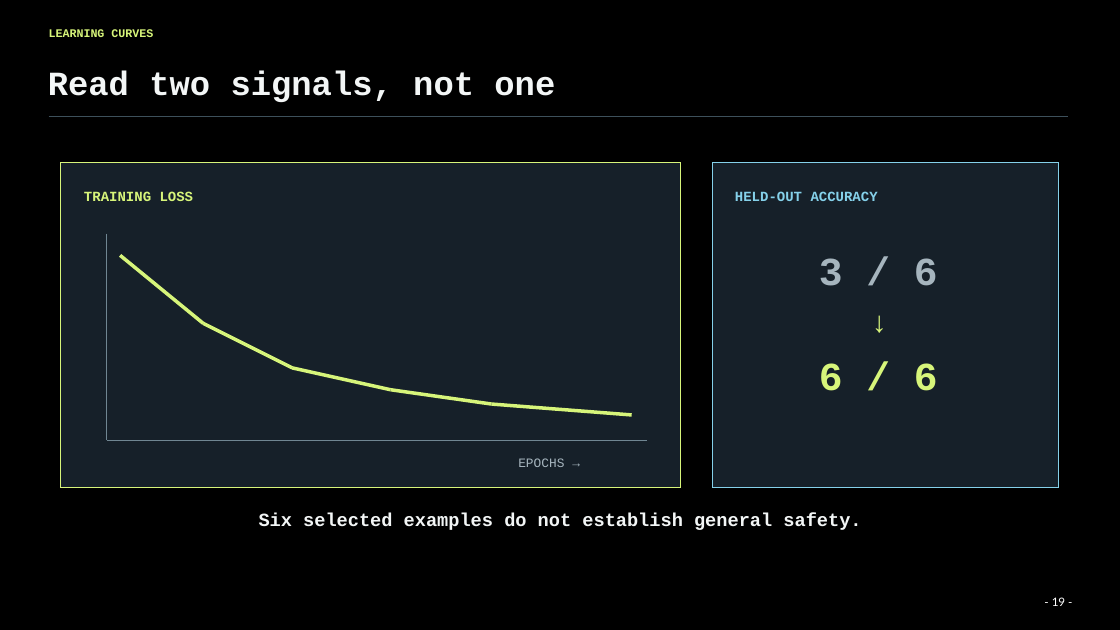
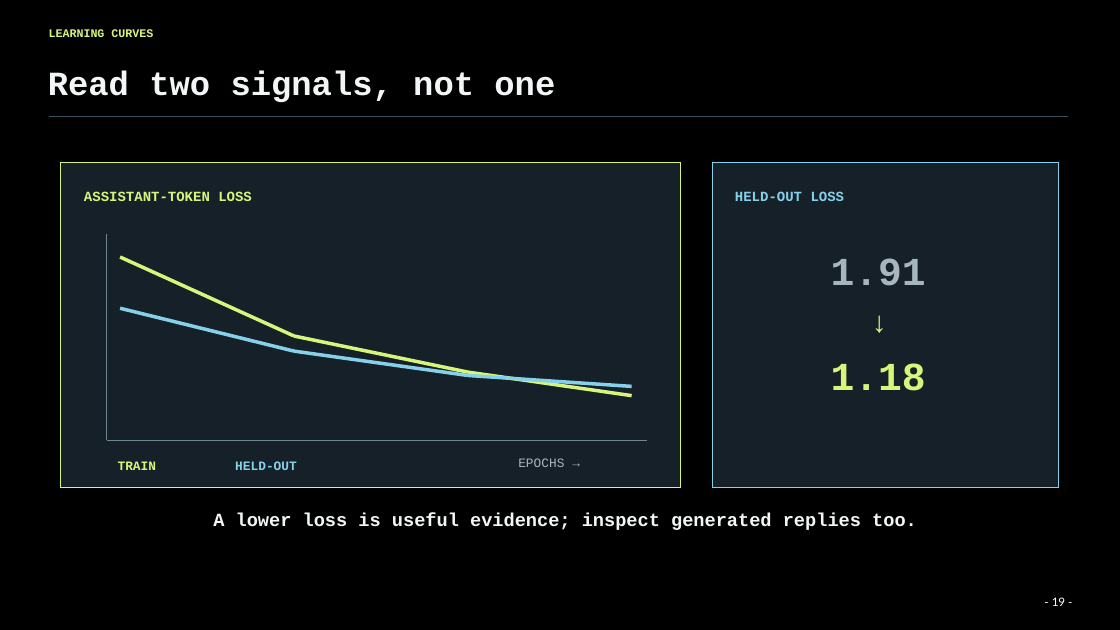
Before and after one commit to Agentic-Systems-Lab/lecture-3-finetuning, a slide deck: slide 20 of 04_finetuning.pptx. Drawn at 1120x630 pixels with LibreOffice and Linux fonts; fonts in the diff are those of the drawing; background and template pictures are left out. Boxes give left, top, right and bottom in pixels: in the first picture for what was removed or moved away, otherwise in the second. Text is boxed around its words. In the diff, an @@ line names an element or a change of style, - is before the commit and + after.

```diff
--- a/04_finetuning.pptx
+++ b/04_finetuning.pptx
@@ text at [84,191,252,201]: text changed @@
-TRAINING LOSS
+ASSISTANT-TOKEN LOSS
@@ text at [735,191,845,201]: text changed @@
-HELD-OUT ACCURACY
+HELD-OUT LOSS
@@ line moved from (120, 255) - (203, 323) to (120, 257) - (294, 336) @@
@@ text at [831,258,926,286]: text changed @@
-3 / 6
+1.91
@@ line moved from (203, 323) - (292, 368) to (120, 308) - (294, 351) @@
@@ line (120, 308) - (294, 351): stroke #D7F57A 3 pt to #85D1EA 3 pt @@
@@ line moved from (292, 368) - (391, 390) to (294, 336) - (468, 372) @@
@@ line added from (294, 351) to (468, 376), #85D1EA 3 pt @@
@@ line moved from (492, 404) - (632, 415) to (468, 372) - (632, 396) @@
@@ line added from (468, 376) to (632, 386), #85D1EA 3 pt @@
@@ text at [831,363,926,391]: text changed @@
-6 / 6
+1.18
@@ line removed from (391, 390) to (492, 404) @@
@@ text added at [118,461,157,470], 11 pt, text #D7F57A, bold @@
+TRAIN
@@ text added at [235,461,297,470], 11 pt, text #85D1EA, bold @@
+HELD-OUT
@@ text added at [213,513,917,530], 16 pt, text #F3F6F6, bold @@
+A lower loss is useful evidence; inspect generated replies too.
@@ text removed at [259,513,861,530] @@
-Six selected examples do not establish general safety.
```
Also in this commit, not shown: 3 other slides changed, 1 slide added, 1 slide removed, 15 other files.
